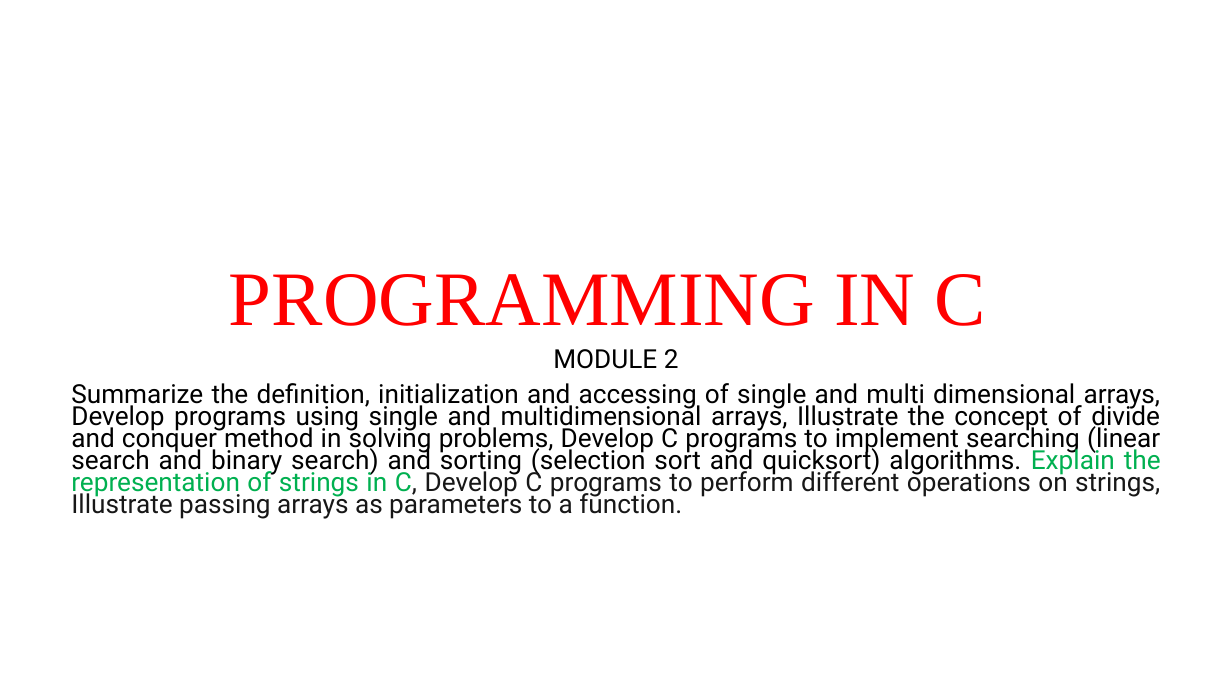
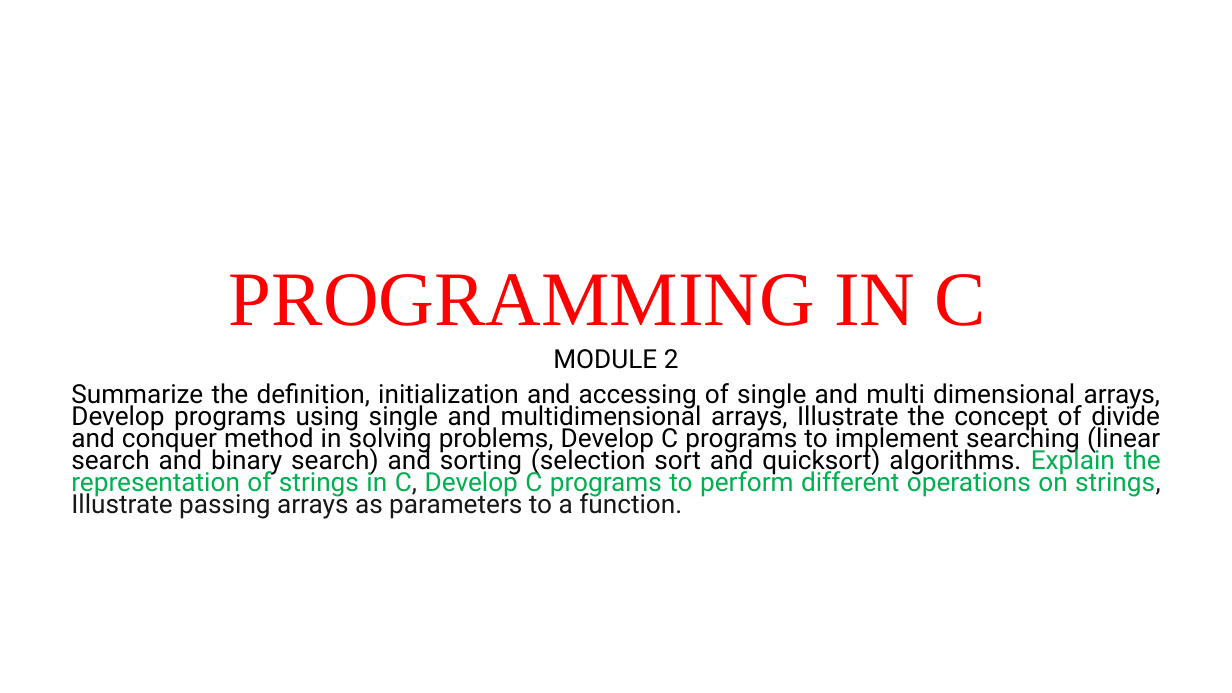
Before and after one commit to Anugrahashaju/S3_Programming_In_C, a slide deck: slide 20 of THEORY/MODULE_2/MODULE2.pptx. Drawn at 1232x693 pixels with LibreOffice and Linux fonts; fonts in the diff are those of the drawing. Boxes give left, top, right and bottom in pixels: in the first picture for what was removed or moved away, otherwise in the second. Text is boxed around its words. In the diff, an @@ line names an element or a change of style, - is before the commit and + after.

Commit message:
added module 3 in teh theory part and added some lab programs of string operations

```diff
--- a/THEORY/MODULE_2/MODULE2.pptx
+++ b/THEORY/MODULE_2/MODULE2.pptx
@@ subtitle at [71, 383, 1161, 519]: text colour #171717 to #00B050 in "Develop C programs to perform different operations ..." @@
```
Also in this commit, not shown: 1 other slide changed, 2 slides added, 7 other files.
